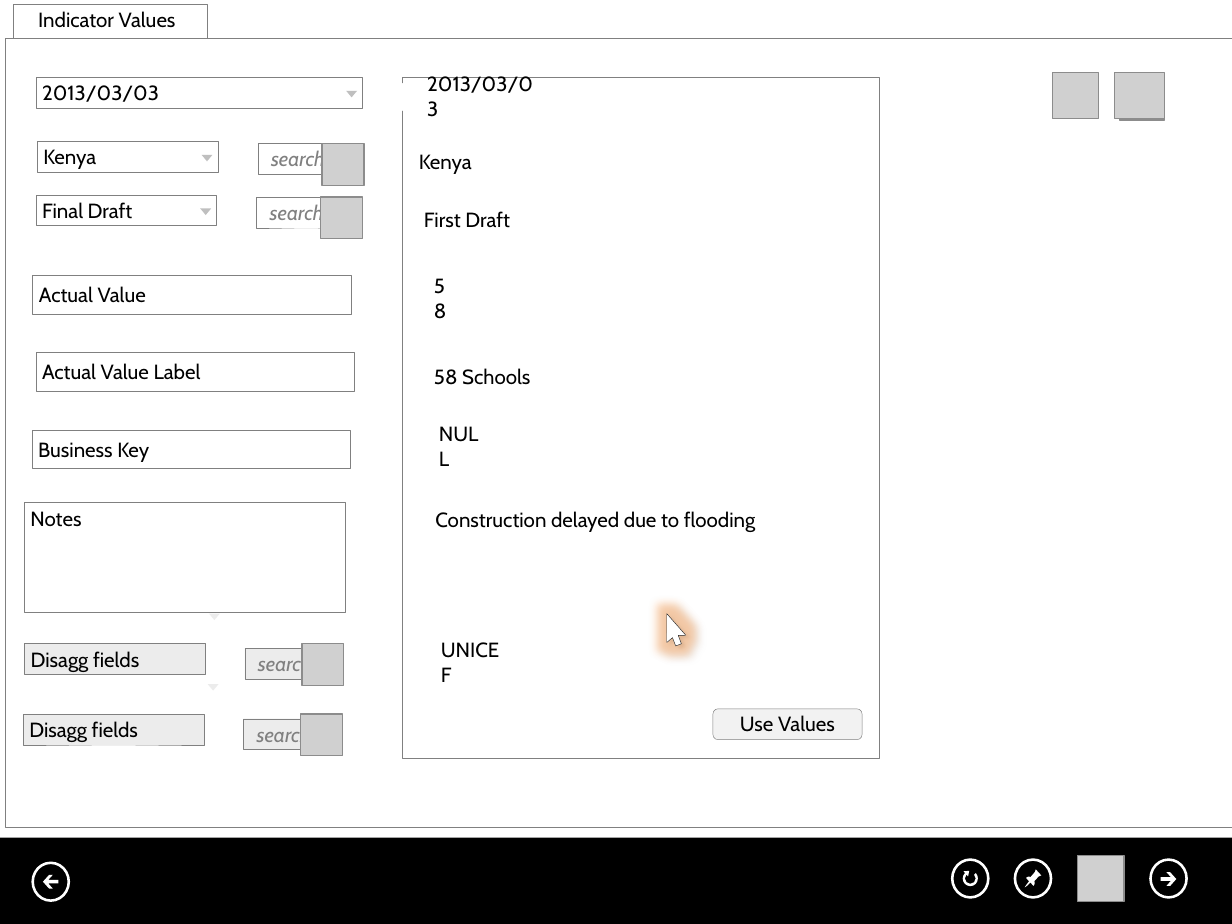
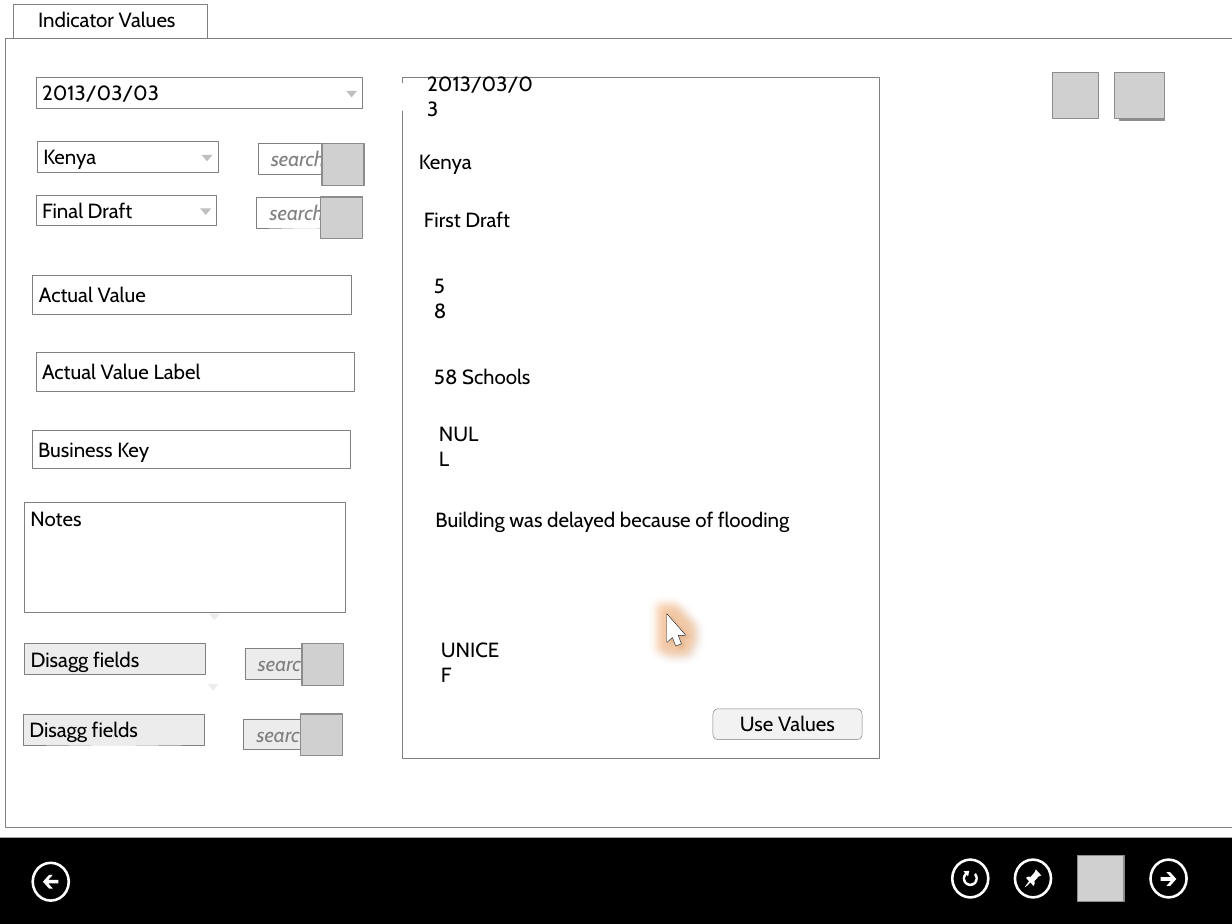
Before and after one commit to AphelionSoftware/Meerkat, a slide deck: slide 3 of Documentation/Storyboards/Aphelion.Meerkat.IndicatorCapture.v002.pptx. Drawn at 1232x924 pixels with LibreOffice and Linux fonts; fonts in the diff are those of the drawing; grey boxes stand for pictures. Boxes give left, top, right and bottom in pixels: in the first picture for what was removed or moved away, otherwise in the second. Text is boxed around its words. In the diff, an @@ line names an element or a change of style, - is before the commit and + after.

```diff
--- a/Documentation/Storyboards/Aphelion.Meerkat.IndicatorCapture.v002.pptx
+++ b/Documentation/Storyboards/Aphelion.Meerkat.IndicatorCapture.v002.pptx
@@ text at <box>435,511,789,532</box>: text changed @@
-Construction delayed due to flooding
+Building was delayed because of flooding
```
Also in this commit, not shown: 2 other slides changed, 3 slides added, 3 other files.
